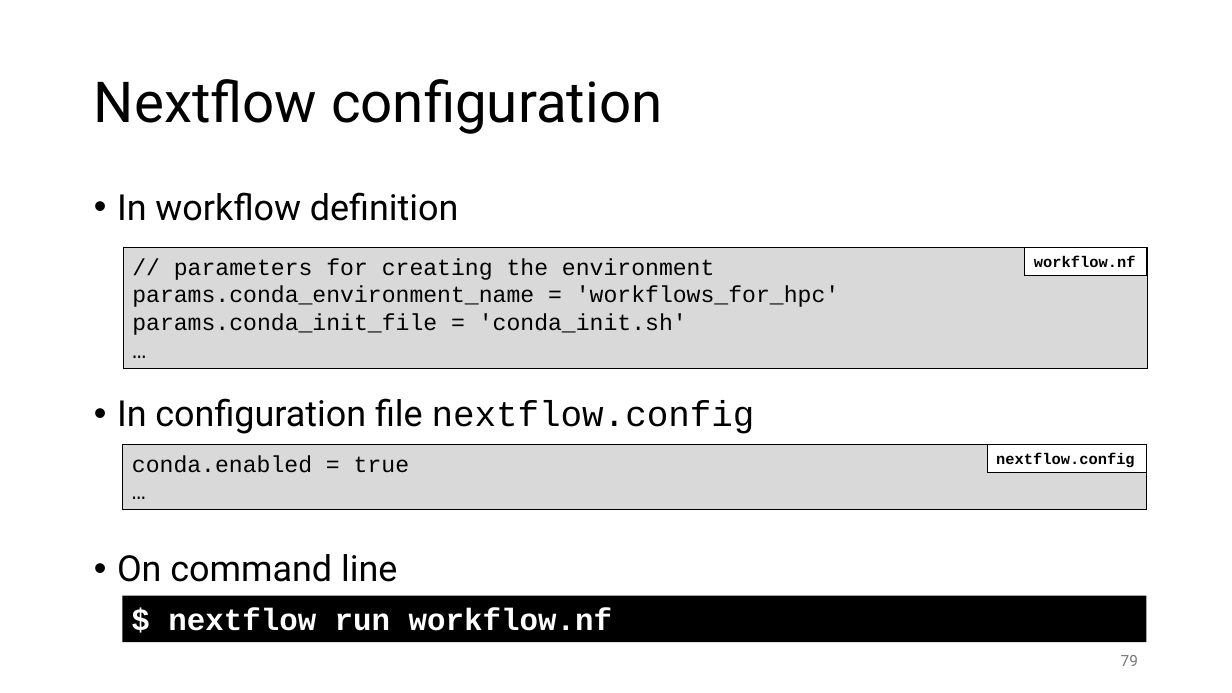
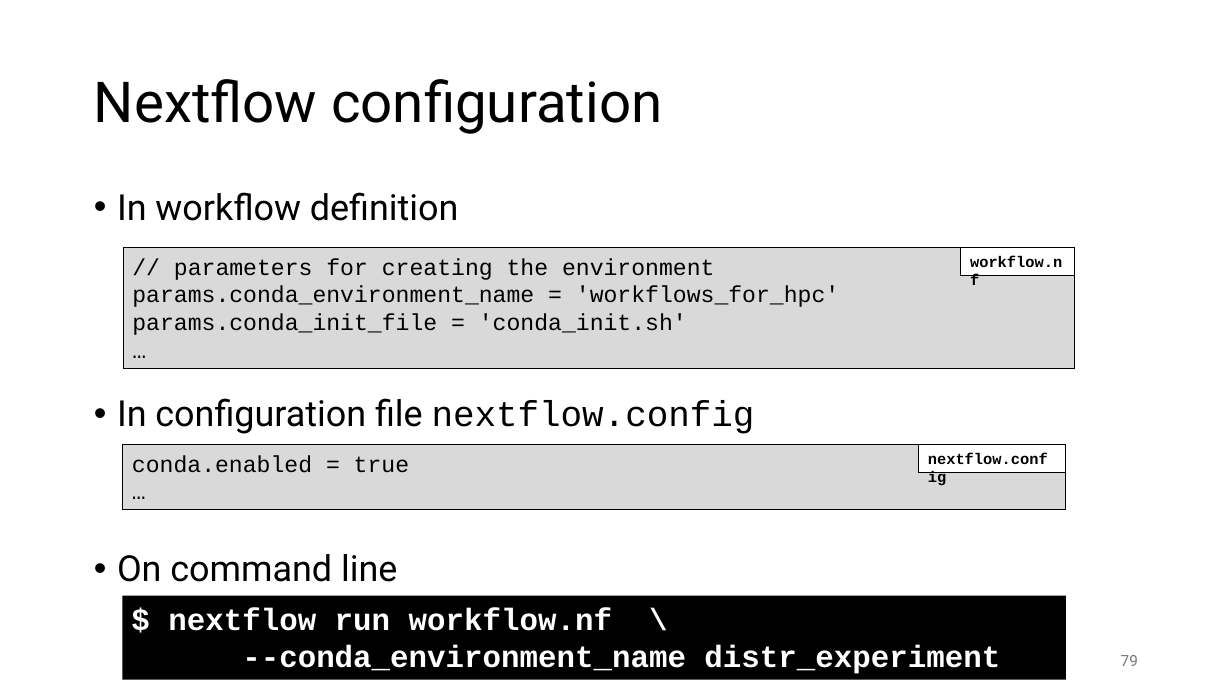
Before and after one commit to gjbex/Workflows-for-HPC, a slide deck: slide 79 of workflow_for_HPC.pptx. Drawn at 1232x693 pixels with LibreOffice and Linux fonts; fonts in the diff are those of the drawing. Boxes give left, top, right and bottom in pixels: in the first picture for what was removed or moved away, otherwise in the second. Text is boxed around its words. In the diff, an @@ line names an element or a change of style, - is before the commit and + after.

Commit message:
Fix typos

```diff
--- a/workflow_for_HPC.pptx
+++ b/workflow_for_HPC.pptx
@@ rectangle "// parameters for creating the ...": place and size @@
-rectangle "// parameters for creating the ..." at [123, 248, 1147, 369]
+rectangle "// parameters for creating the ..." at [123, 248, 1075, 369]
@@ rectangle "workflow.nf": place and size @@
-rectangle "workflow.nf" at [1025, 248, 1147, 275]
+rectangle "workflow.nf" at [961, 248, 1075, 275]
@@ rectangle "conda.enabled = true": place and size @@
-rectangle "conda.enabled = true" at [123, 445, 1147, 510]
+rectangle "conda.enabled = true" at [123, 445, 1067, 510]
@@ rectangle "nextflow.config": place and size @@
-rectangle "nextflow.config" at [987, 445, 1147, 472]
+rectangle "nextflow.config" at [919, 445, 1066, 472]
@@ rectangle "$ nextflow run workflow.nf \": place and size @@
-rectangle "$ nextflow run workflow.nf \" at [122, 596, 1146, 642]
+rectangle "$ nextflow run workflow.nf \" at [122, 596, 1066, 680]
@@ text in rectangle at [168, 608, 1000, 674]: text changed @@
-$ nextflow run workflow.nf
+$ nextflow run workflow.nf \
+--conda_environment_name distr_experiment
```
Also in this commit, not shown: 6 other slides changed.
